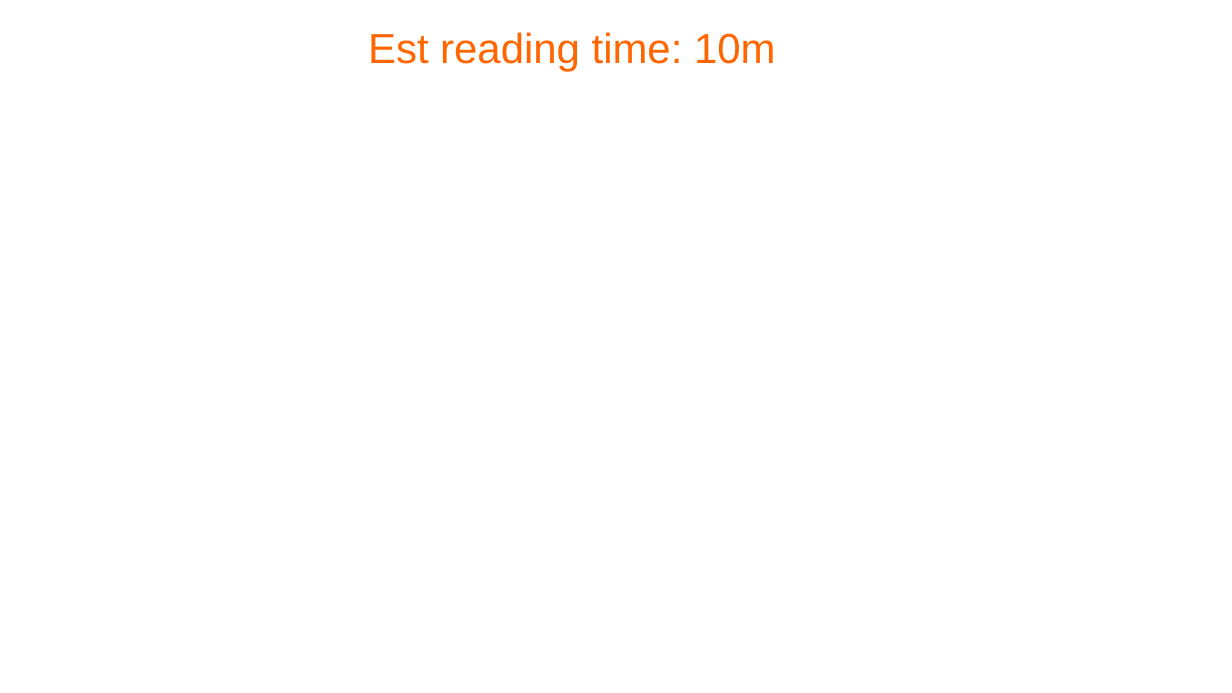
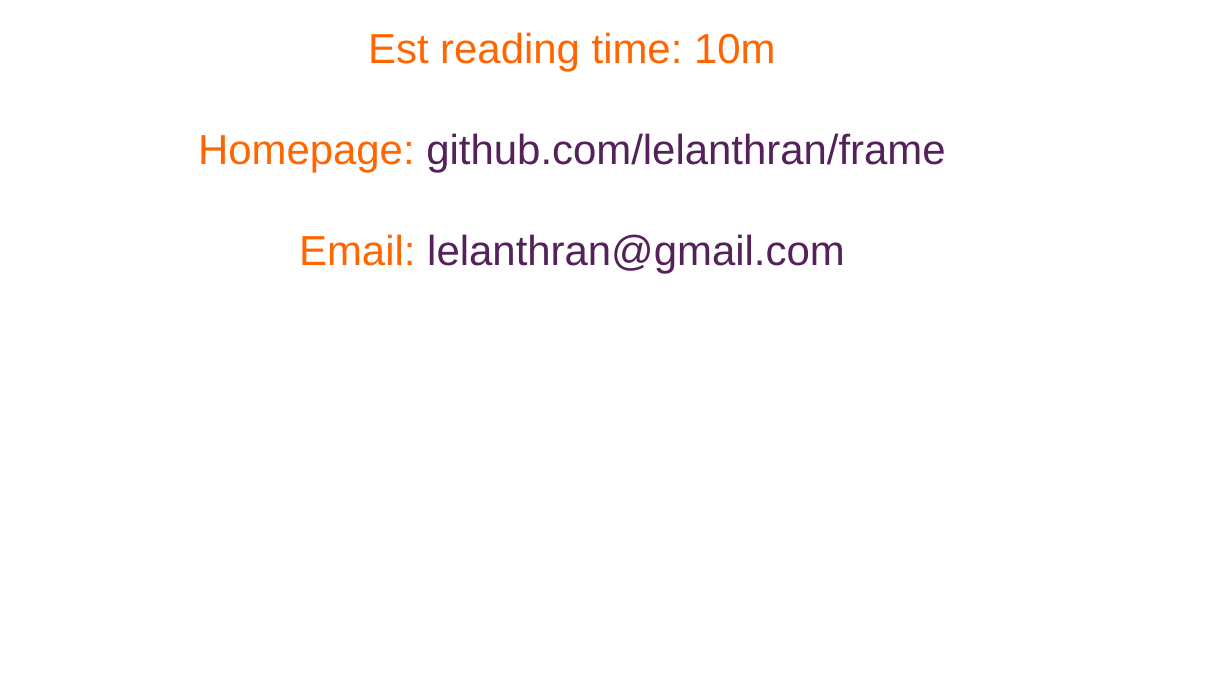
Before and after one commit to lelanthran/frame, a slide deck: slide 2 of docs/FrameIntroduction.odp. Drawn at 1232x693 pixels with LibreOffice and Linux fonts; fonts in the diff are those of the drawing; background and template pictures are left out. Boxes give left, top, right and bottom in pixels: in the first picture for what was removed or moved away, otherwise in the second. Text is boxed around its words. In the diff, an @@ line names an element or a change of style, - is before the commit and + after.

```diff
--- a/docs/FrameIntroduction.odp
+++ b/docs/FrameIntroduction.odp
@@ title at [198,32,945,273]: text changed; text colour #FF6600 to #55215B @@
-Est reading time: 10m
+Est reading time: 10m
+Homepage: github.com/lelanthran/frame
+Email: lelanthran@gmail.com
```
Also in this commit, not shown: 47 other slides changed.
